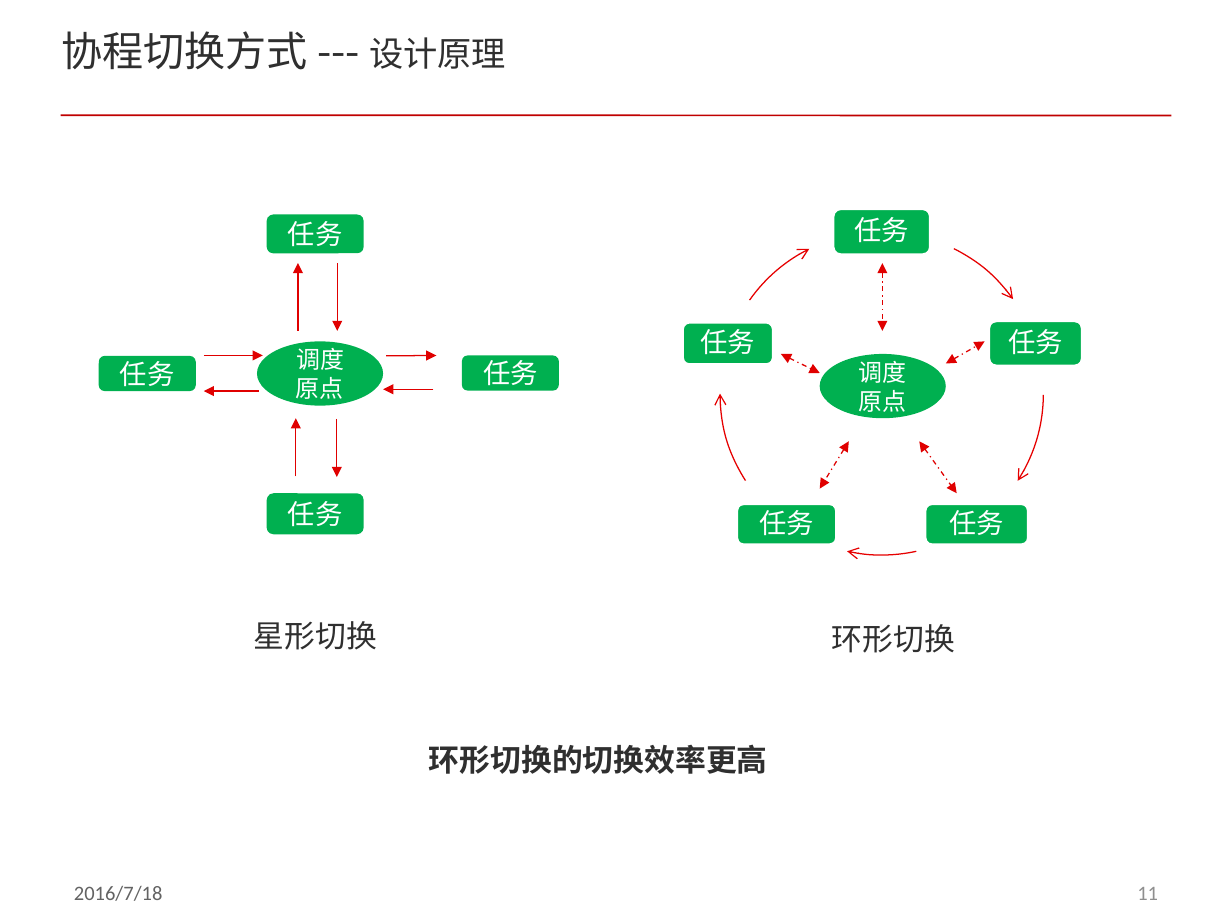
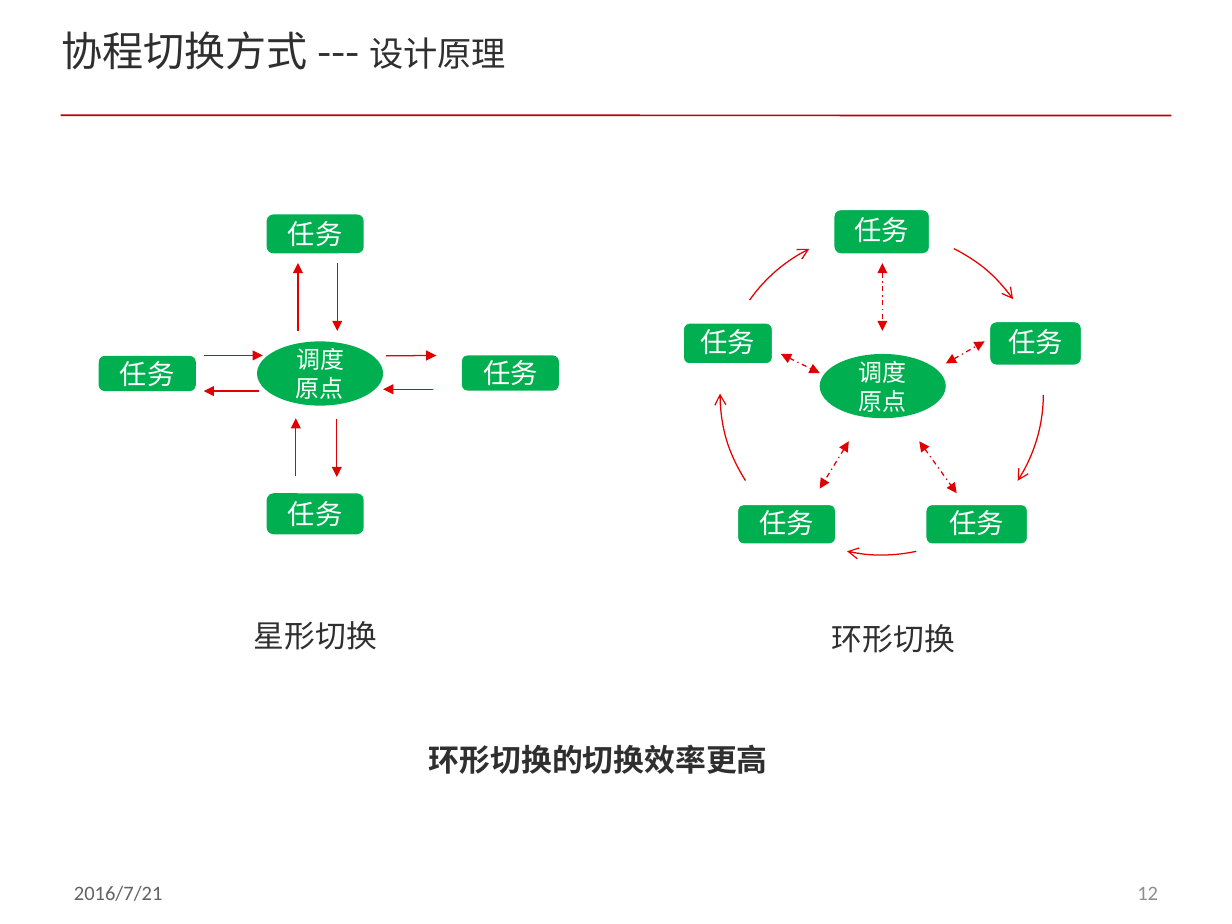
Before and after one commit to ddxflqm/acl, a slide deck: slide 12 of doc/acl_fiber.pptx (slide 11 before the commit). Drawn at 1232x924 pixels with LibreOffice and Linux fonts; fonts in the diff are those of the drawing; background and template pictures are left out. Boxes give left, top, right and bottom in pixels: in the first picture for what was removed or moved away, otherwise in the second. Text is boxed around its words. In the diff, an @@ line names an element or a change of style, - is before the commit and + after.

```diff
--- a/doc/acl_fiber.pptx
+++ b/doc/acl_fiber.pptx
@@ text at bbox=[74, 886, 163, 901]: text changed @@
-2016/7/18
+2016/7/21
@@ page number at bbox=[1137, 887, 1158, 900]: text changed @@
-11
+12
```
Also in this commit, not shown: 24 other slides changed, 2 slides added, 1 slide removed.
